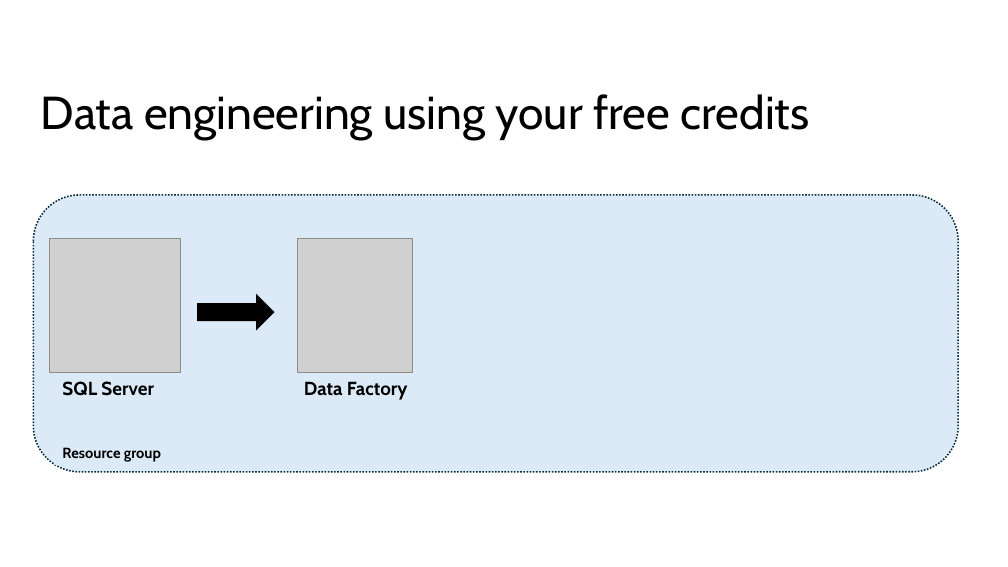
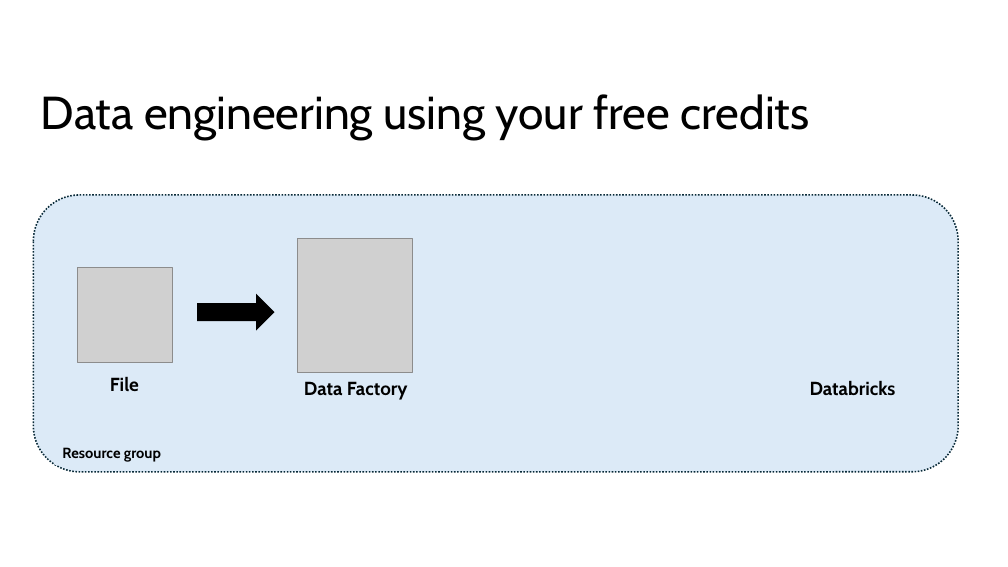
Before and after one commit to phil-a10/Talks, a slide deck: slide 6 of Data Engineering Using Free Tools/Learn Data Engineering For Free.pptx. Drawn at 1008x567 pixels with LibreOffice and Linux fonts; fonts in the diff are those of the drawing; grey boxes stand for pictures. Boxes give left, top, right and bottom in pixels: in the first picture for what was removed or moved away, otherwise in the second. Text is boxed around its words. In the diff, an @@ line names an element or a change of style, - is before the commit and + after.

```diff
--- a/Data Engineering Using Free Tools/Learn Data Engineering For Free.pptx
+++ b/Data Engineering Using Free Tools/Learn Data Engineering For Free.pptx
@@ picture: place and size @@
-picture at (50, 238, 181, 373)
+picture at (77, 268, 172, 362)
@@ text removed at (62, 381, 154, 396) @@
-SQL Server
@@ text added at (110, 376, 139, 391), 18 pt, text #000000, bold @@
+File
@@ text added at (810, 380, 896, 396), 18 pt, text #000000, bold @@
+Databricks
```
Also in this commit, not shown: 9 other slides changed, 22 slides added, 15 slides removed, 3 other files.
